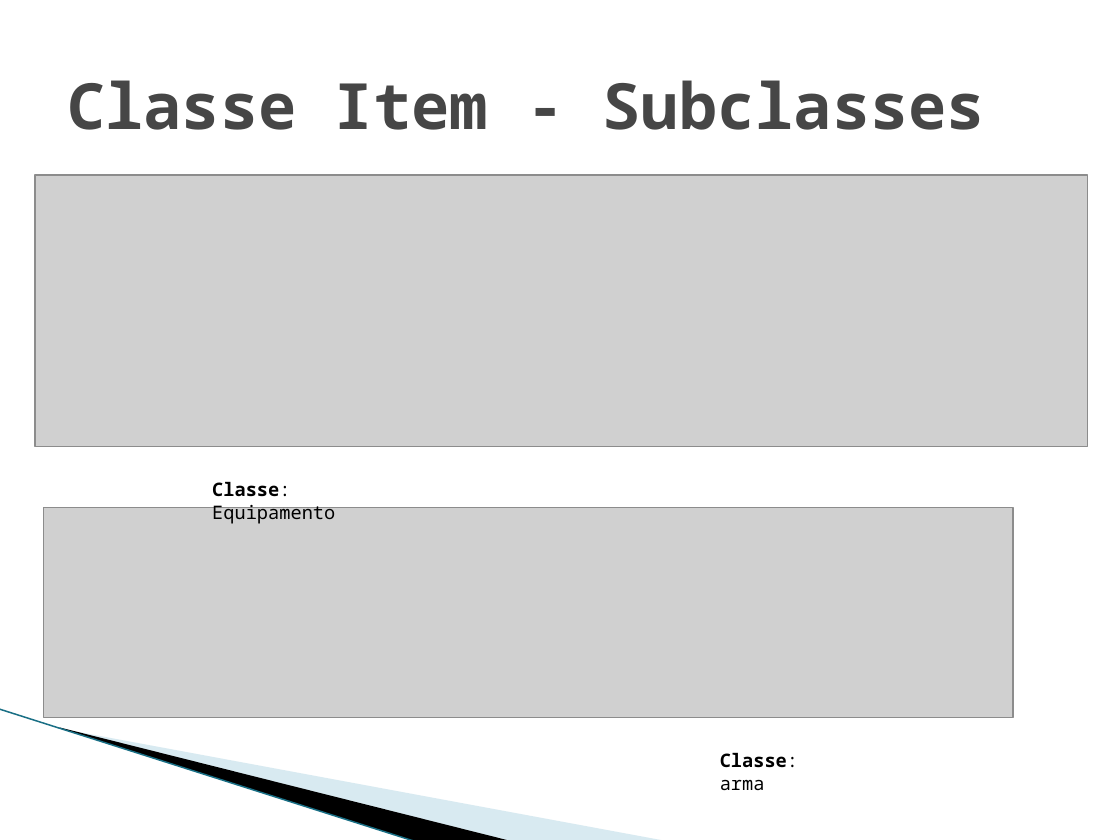
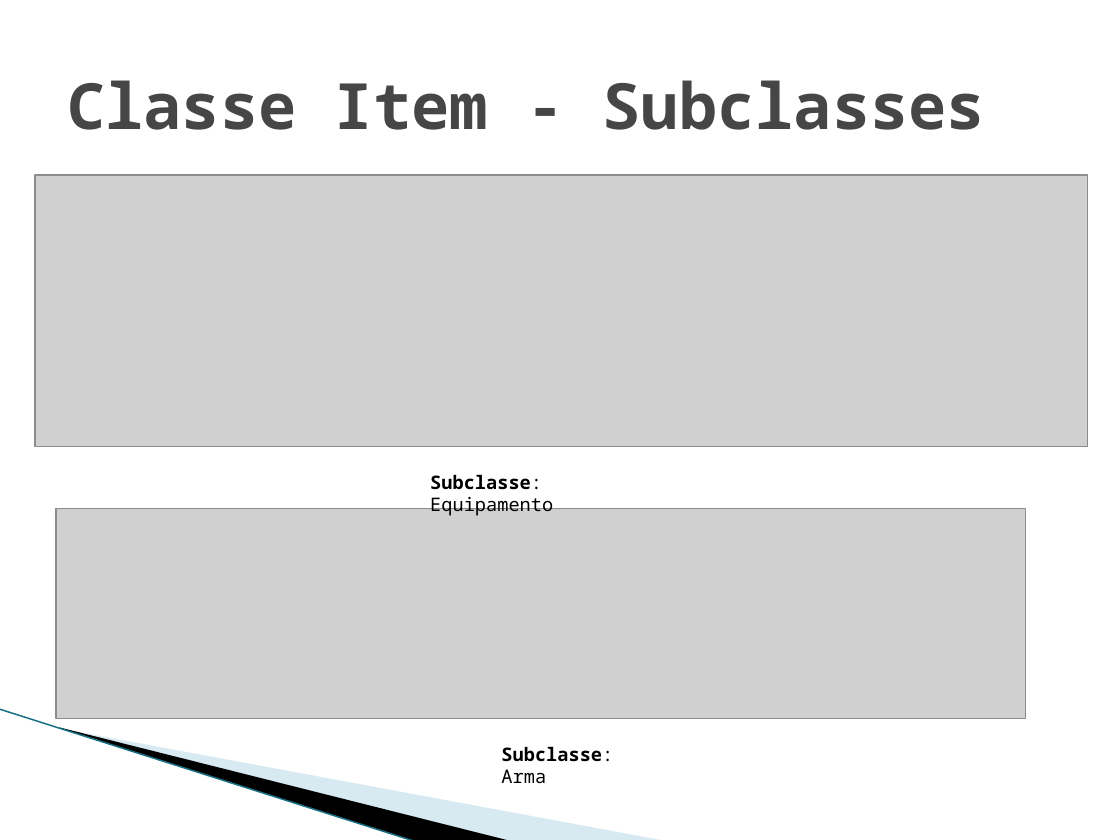
Before and after one commit to Sairaf/RPG, a slide deck: slide 15 of Trabalho final Prog2.pptx. Drawn at 1120x840 pixels with LibreOffice and Linux fonts; fonts in the diff are those of the drawing; grey boxes stand for pictures; background and template pictures are left out. Boxes give left, top, right and bottom in pixels: in the first picture for what was removed or moved away, otherwise in the second. Text is boxed around its words. In the diff, an @@ line names an element or a change of style, - is before the commit and + after.

```diff
--- a/Trabalho final Prog2.pptx
+++ b/Trabalho final Prog2.pptx
@@ text at (430, 474, 553, 516): text changed @@
-Classe: Equipamento
+Subclasse: Equipamento
@@ picture: place and size @@
-picture at (44, 507, 1012, 718)
+picture at (56, 508, 1025, 719)
@@ text at (501, 746, 613, 783): text changed @@
-Classe: arma
+Subclasse: Arma
```
Also in this commit, not shown: 9 other slides changed, 4 other files.
